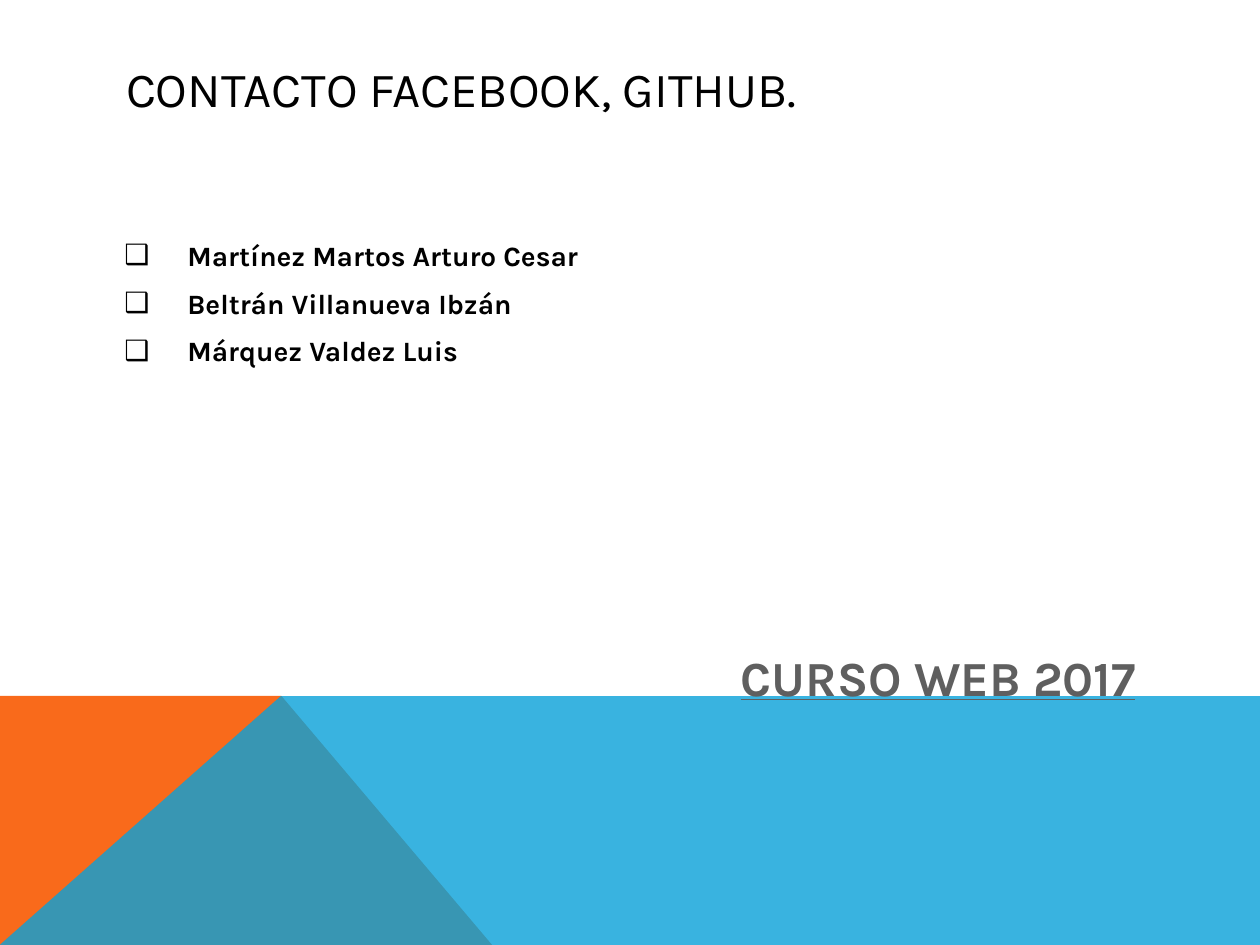
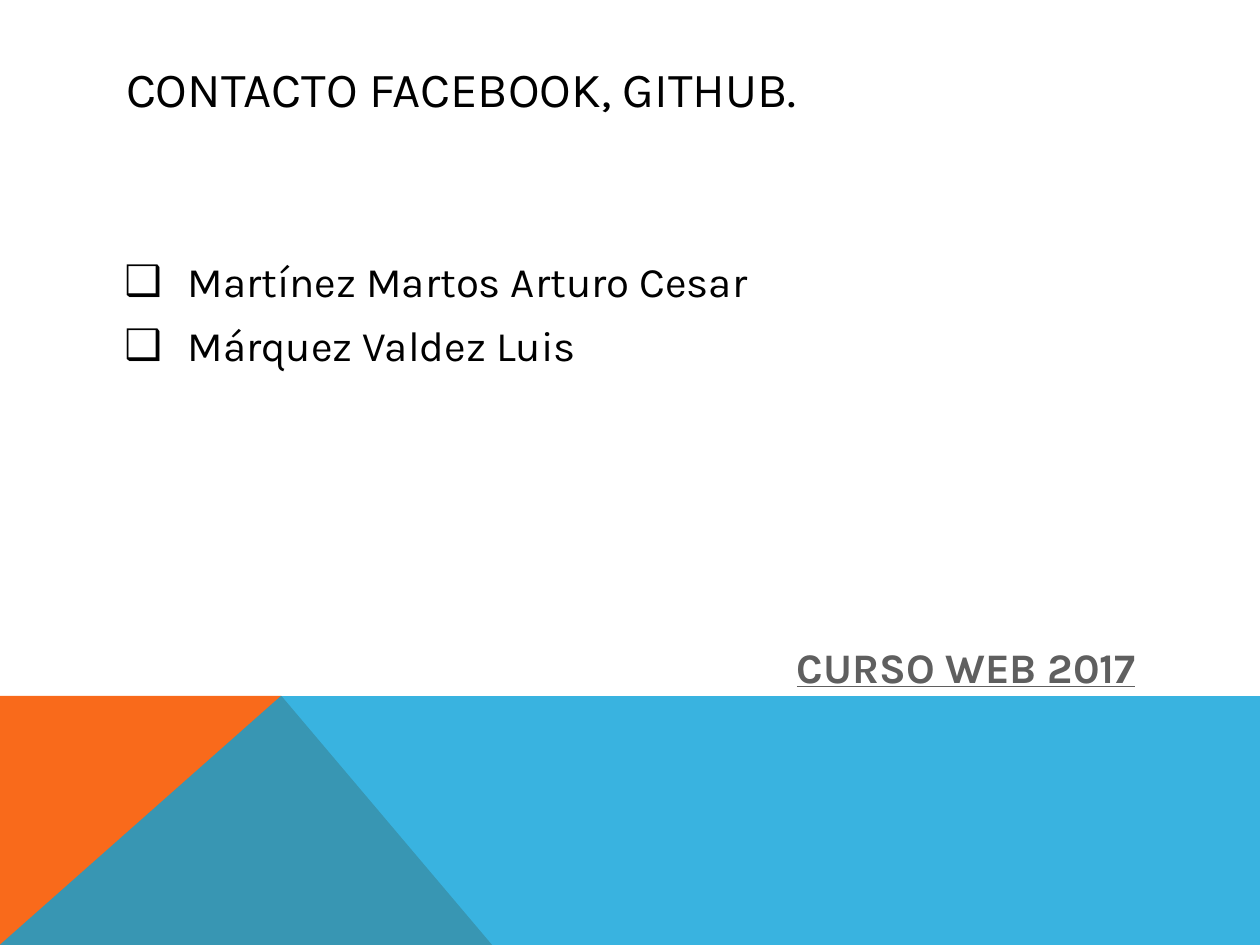
Before and after one commit to ArturoCesar/BD-Species, a slide deck: slide 9 of TOYANOS.pptx (slide 6 before the commit). Drawn at 1260x945 pixels with LibreOffice and Linux fonts; fonts in the diff are those of the drawing. Boxes give left, top, right and bottom in pixels: in the first picture for what was removed or moved away, otherwise in the second. Text is boxed around its words. In the diff, an @@ line names an element or a change of style, - is before the commit and + after.

```diff
--- a/TOYANOS.pptx
+++ b/TOYANOS.pptx
@@ text "Martínez Martos Arturo Cesar" at (187, 265, 1136, 687): size 16 to 24 pt, bold off in "Martínez Martos Arturo Cesar", "Márquez Valdez Luis"; size 28 to 24 pt in "CURSO WEB 2017" @@
@@ text at (187, 292, 511, 315): paragraph removed @@
-❑ Beltrán Villanueva Ibzán
```
Also in this commit, not shown: 4 other slides changed, 3 slides added.
